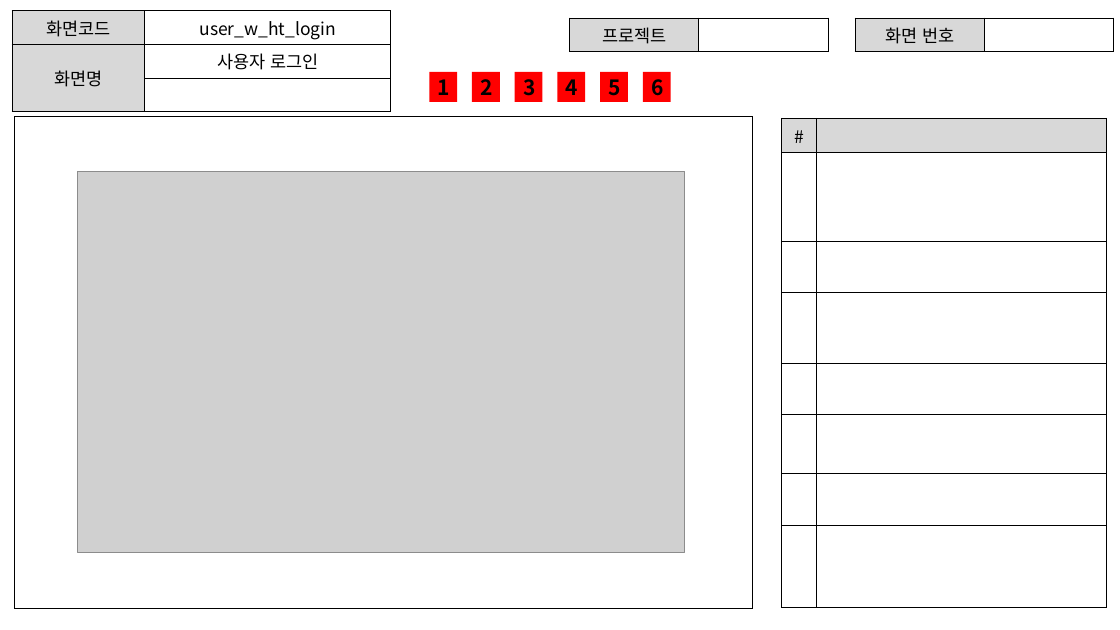
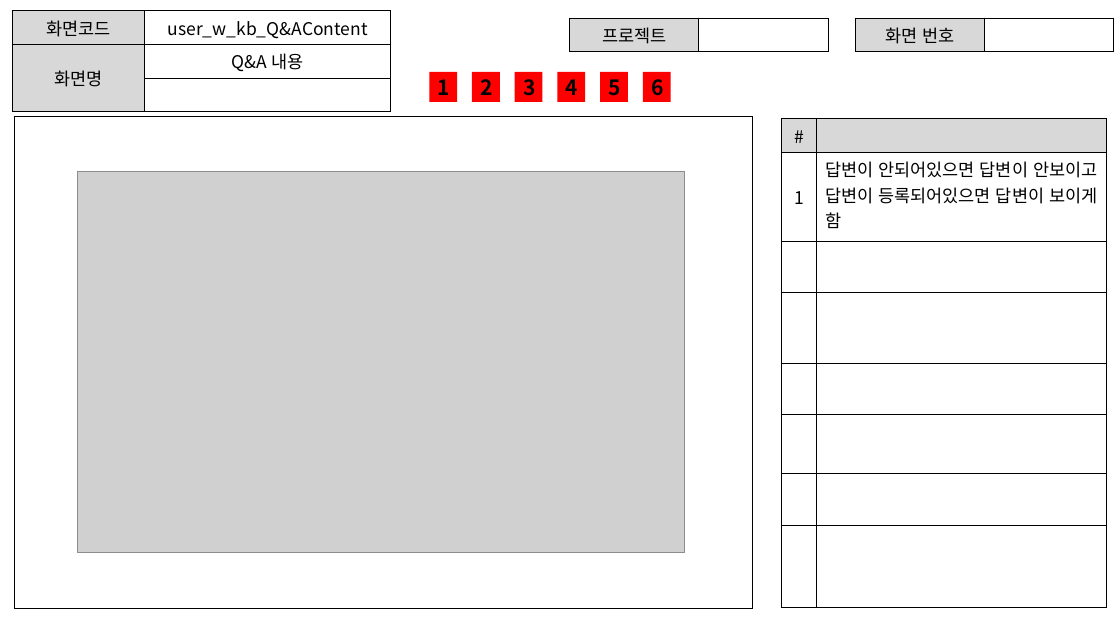
Before and after one commit to ezenteam2/EzenCrowdFunding, a slide deck: slide 9 of project03 화면설계서/project03 - 화면 설계서 - 기범.pptx (slide 7 before the commit). Drawn at 1120x630 pixels with LibreOffice and Linux fonts; fonts in the diff are those of the drawing; grey boxes stand for pictures. Boxes give left, top, right and bottom in pixels: in the first picture for what was removed or moved away, otherwise in the second. Text is boxed around its words. In the diff, an @@ line names an element or a change of style, - is before the commit and + after.

```diff
--- a/project03 화면설계서/project03 - 화면 설계서 - 기범.pptx
+++ b/project03 화면설계서/project03 - 화면 설계서 - 기범.pptx
@@ table at [12,11,391,99] @@
-row 1, column 2: user_w_ht_login
+row 1, column 2: user_w_kb_Q&AContent
-row 2, column 2: 사용자 로그인
+row 2, column 2: Q&A 내용
@@ table at [782,118,1107,607] @@
+row 2: 1 | 답변이 안되어있으면 답변이 안보이고 답변이 등록되어있으면 답변이 보이게 함
-row 8:  | 
```
Also in this commit, not shown: 7 other slides changed, 12 slides added, 8 other files.
